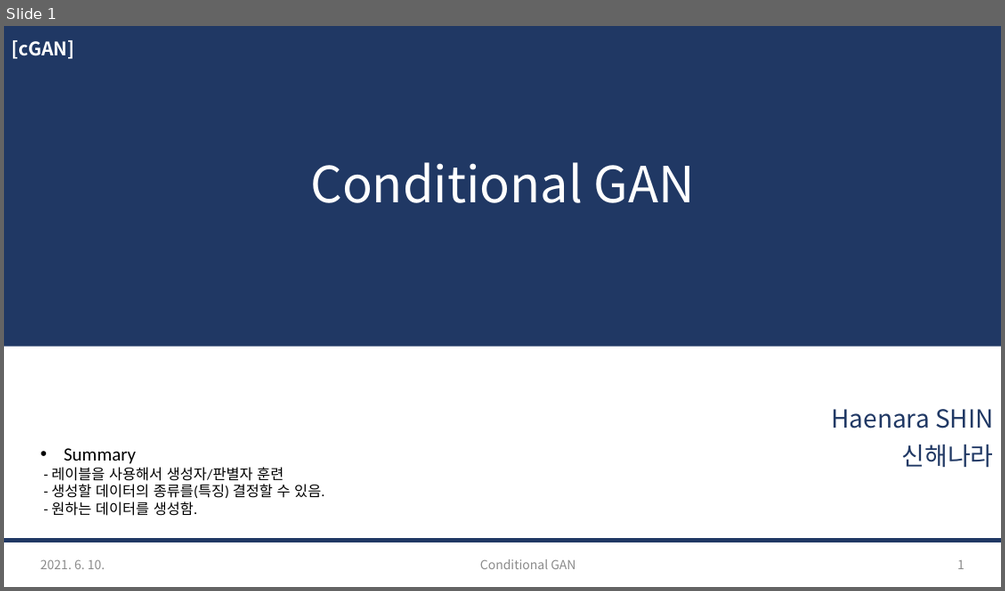
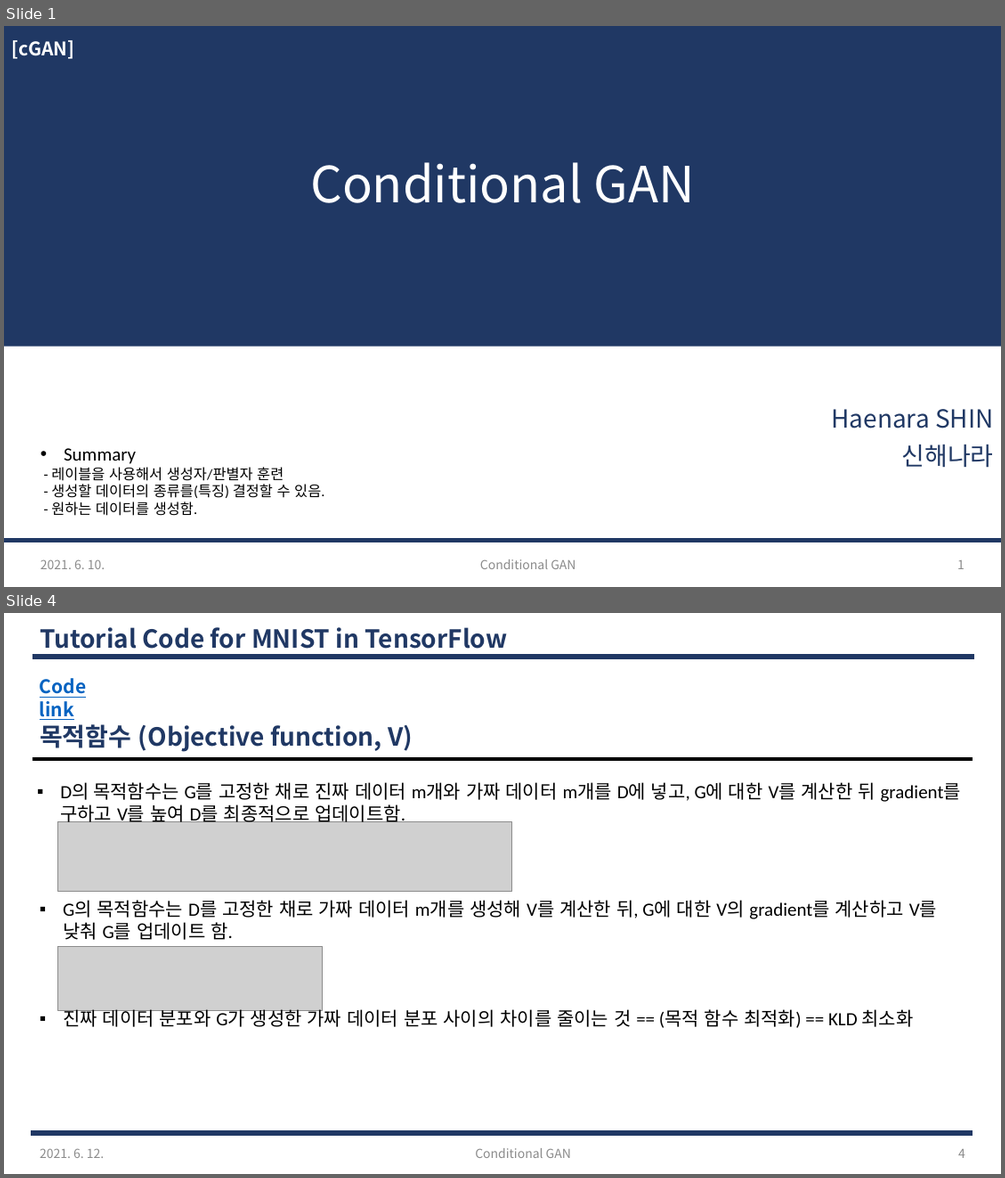
Before and after one commit to haenara-shin/GAN_Project, a slide deck: PPT/Nara/GAN-Project_cGAN_210614.pptx. Shown one above the other, each under a label of ours: slide 1 before the commit, slides 1 and 4 after it; the slides between them are not shown. The pictures are 1005x591 and 1005x1178 pixels, drawn with LibreOffice and Linux fonts; fonts in the diff are those of the drawing; grey boxes stand for pictures. Boxes give left, top, right and bottom in pixels: in the first picture for what was removed or moved away, otherwise in the second. Text is boxed around its words. In the diff, an @@ line names an element or a change of style, - is before the commit and + after.

```diff
--- a/PPT/Nara/GAN-Project_cGAN_210614.pptx
+++ b/PPT/Nara/GAN-Project_cGAN_210614.pptx
@@ slide 4 added at [4, 613, 1001, 1174], background #FFFFFF @@
@@ title added at [40, 627, 508, 655], 24 pt, text #203864, bold @@
+Tutorial Code for MNIST in TensorFlow
@@ line added from (32, 657) to (974, 657), #203864 4.5 pt @@
@@ text added at [40, 678, 87, 720], 18 pt, text #0563C1, bold, underline @@
+Code link
@@ text added at [40, 724, 413, 752], 24 pt, text #203864, bold @@
+목적함수 (Objective function, V)
@@ line added from (32, 759) to (973, 759), #000000 3 pt @@
@@ text added at [60, 782, 961, 826], 18 pt, text #000000 @@
+▪ D의 목적함수는 G를 고정한 채로 진짜 데이터 m개와 가짜 데이터 m개를 D에 넣고, G에 대한 V를 계산한 뒤 gradient를 구하고 V를 높여 D를 최종적으로 업데이트함.
@@ picture added at [57, 821, 512, 892] @@
@@ text added at [63, 900, 937, 940], 18 pt, text #000000 @@
+▪ G의 목적함수는 D를 고정한 채로 가짜 데이터 m개를 생성해 V를 계산한 뒤, G에 대한 V의 gradient를 계산하고 V를 낮춰 G를 업데이트 함.
@@ picture added at [57, 947, 323, 1011] @@
@@ text added at [63, 1007, 913, 1028], 18 pt, text #000000 @@
+▪ 진짜 데이터 분포와 G가 생성한 가짜 데이터 분포 사이의 차이를 줄이는 것 == (목적 함수 최적화) == KLD 최소화
@@ line added from (31, 1133) to (973, 1133), #203864 4.5 pt @@
@@ text added at [40, 1148, 104, 1158], 12 pt, text #8C8C8C @@
+2021. 6. 12.
@@ text added at [475, 1148, 571, 1158], 12 pt, text #8C8C8C @@
+Conditional GAN
@@ page number added at [958, 1149, 965, 1158], 12 pt, text #8C8C8C @@
+4
```
Also in this commit, not shown: 2 other slides added, 8 slides removed, 3 other files.
